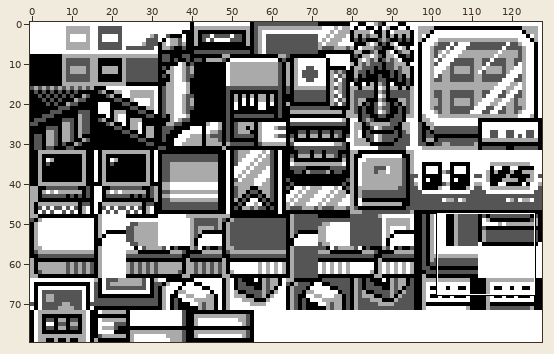
A sprite sheet gets an edit: gfx/tilesets/pokecenter.png. Above: a wide view before the commit, with the close-up outlined.
Close-up. Old version:
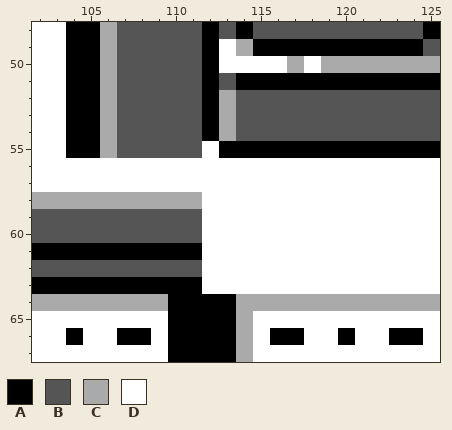
The file is 128x80 pixels. Shown: x 102..125, y 48..67. The commit also changed other parts of the picture, which this record leaves out.
Palette (. is transparent): A #000000  B #555555  C #aaaaaa  D #ffffff
Pixels before, first column x 102:
48 DDAACBBBBBABABBBBBBBBBBA
49 DDAACBBBBBADCAAAAAAAAAAB
50 DDAACBBBBBADDDDCDCCCCCCC
51 DDAACBBBBBABAAAAAAAAAAAA
52 DDAACBBBBBACBBBBBBBBBBBB
53 DDAACBBBBBACBBBBBBBBBBBB
54 DDAACBBBBBACBBBBBBBBBBBB
55 DDAACBBBBBDAAAAAAAAAAAAA
56 DDDDDDDDDDDDDDDDDDDDDDDD
57 DDDDDDDDDDDDDDDDDDDDDDDD
58 CCCCCCCCCCDDDDDDDDDDDDDD
59 BBBBBBBBBBDDDDDDDDDDDDDD
60 BBBBBBBBBBDDDDDDDDDDDDDD
61 AAAAAAAAAADDDDDDDDDDDDDD
62 BBBBBBBBBBDDDDDDDDDDDDDD
63 AAAAAAAAAADDDDDDDDDDDDDD
64 CCCCCCCCAAAACCCCCCCCCCCC
65 DDDDDDDDAAAACDDDDDDDDDDD
66 DDADDAADAAAACDAADDADDAAD
67 DDDDDDDDAAAACDDDDDDDDDDD
And afterwards:
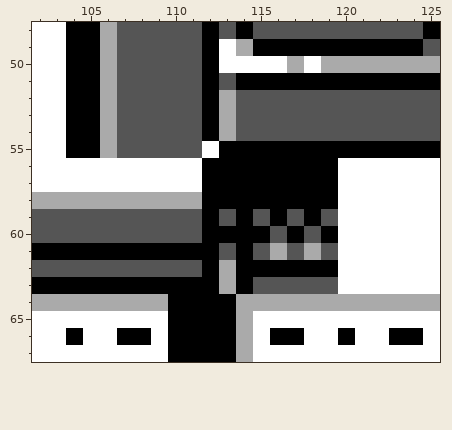
Edits made:
Colour A replaces colour D in rows 56 to 58 at x 112 to 119; in row 59 at x 112, 114, 116 and 118; in row 60 at x 112 to 115, 117 and 119; in row 61 at x 112 and 114; in row 62 at x 112 and 114 to 119; in row 63 at x 112 and 114.
Colour B replaces colour D in row 59 at x 113, 115, 117 and 119; in row 60 at x 116 and 118; in row 61 at x 113, 115, 117 and 119; in row 63 at x 115 to 119.
Colour C replaces colour D in row 61 at x 116 and 118; in rows 62 to 63 at x 113.
